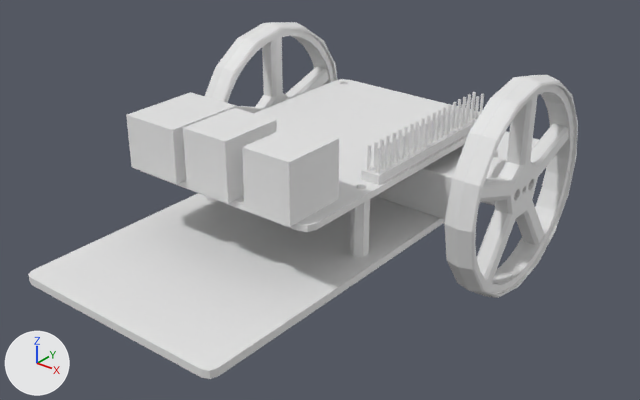
The Blender file robot_2.blend: old version first, new version second.
Before and after are seen from a camera (50 mm lens) standing at (13.35, -17.04, 8.77) and looking at (-0.44, 0.21, -1.93). The lights are fixed; the arrows at lower left show +X, +Y and +Z.

Before the edit, the objects in view are built like this:
```python
ob_16mm_standoffs = bpy.data.objects.new('16Mm-Standoffs', me_16mm_standoffs)
ob_16mm_standoffs.location = (0.0, 0.0, 0.0)
ob_cube = bpy.data.objects.new('Cube', me_cube_001)
ob_cube.location = (0.0, 0.0, -1.78)
ob_dc_motor_in_servo_body = bpy.data.objects.new('Dc-Motor-In-Servo-Body', me_dc_motor_in_servo_body)
ob_dc_motor_in_servo_body.location = (2.15, 2.04, -1.05)
ob_dc_motor_in_servo_body.rotation_euler = (1.571, 0.0, 7.854)  # degrees (90, 0, 90)
ob_pi = bpy.data.objects.new('Pi', me_pi)
ob_pi.location = (0.0, 0.0, 0.0)
ob_wheel_001 = bpy.data.objects.new('wheel.001', me_cylinder_009)
ob_wheel_001.location = (-4.2, 2.58, -1.05)
ob_wheel_001.rotation_euler = (0.0, 1.571, 0.0)  # degrees (0, 90, 0)
ob_wheel_002 = bpy.data.objects.new('wheel.002', me_cylinder_010)
ob_wheel_002.location = (4.2, 2.58, -1.05)
ob_wheel_002.rotation_euler = (0.0, 1.571, 0.0)  # degrees (0, 90, 0)
```
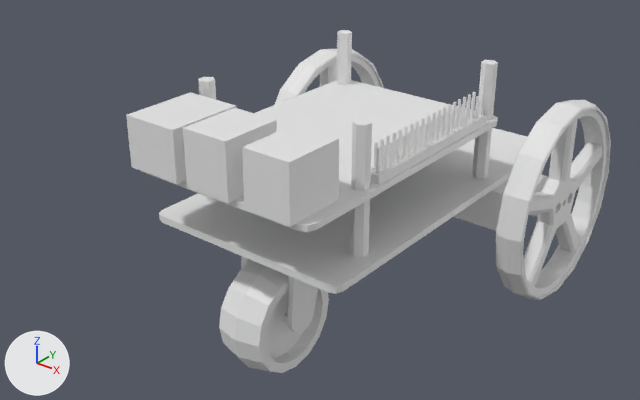
Commit message: added a stabiliser wheel and made robot shorter

Changed parts and their boxes [x1, y1, x2, y2] in the pictures (640 x 400 px):
'Cube', mesh rescaled (28% narrower, 33% shorter): before [28, 131, 539, 379]; after [159, 128, 527, 294]
'wheel.002', moved: before [444, 75, 578, 298]; after [496, 100, 611, 300]
'wheel back', added: after [219, 256, 329, 373]
'wheel.001', moved: before [205, 22, 338, 113]; after [275, 49, 384, 105]
'Dc-Motor-In-Servo-Body', moved: before [379, 145, 506, 220]; after [453, 174, 548, 231]
'16Mm-Standoffs 2', added: after [198, 30, 498, 191]

The edits, one by one:
me_cube_001 has 24 vertices, 14 faces and spans x -3.0..3.0, y -7.5..7.5, z -0.1..0.1.
me_cube_001 is used by ob_cube; location (0.0, 0.0, -1.78).
me_cube_001 part 1: the whole mesh is scaled about its middle by (1, 0.73, 1), then moved by (0.0, 2.0, 0.0).
Mesh me_cylinder_008 is new.
It has 296 vertices, 209 faces and spans x -1.76..2.15, y -1.88..2.44, z -1.6..1.6.
Object 'wheel.002' (ob_wheel_002) moves from (4.2, 2.58, -1.05) to (4.2, 5.38, -2.5).
Object 'wheel.001' (ob_wheel_001) moves from (-4.2, 2.58, -1.05) to (-4.2, 5.38, -2.5).
Object 'Dc-Motor-In-Servo-Body' (ob_dc_motor_in_servo_body) moves from (2.15, 2.04, -1.05) to (2.15, 4.84, -2.5).
Object '16Mm-Standoffs 2' (ob_16mm_standoffs_2) is new; it shows a copy of the mesh of ob_16mm_standoffs.
Its location is (0.0, 0.0, 1.76).
Object 'wheel back' (ob_wheel_back) is new; it shows me_cylinder_008.
Its location is (-0.4, -1.66, -3.76).
Its rotation in degrees is (270, 0, 90).
